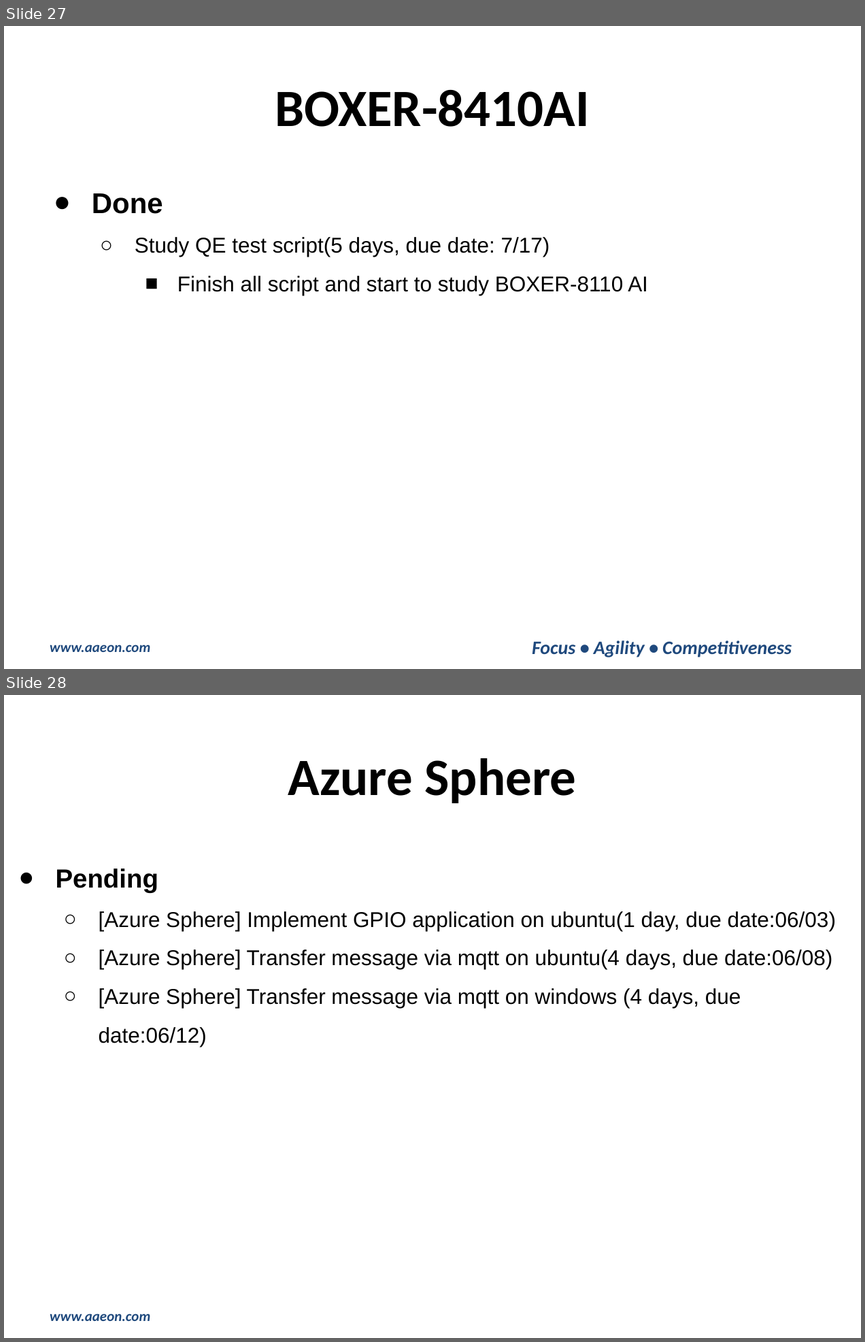
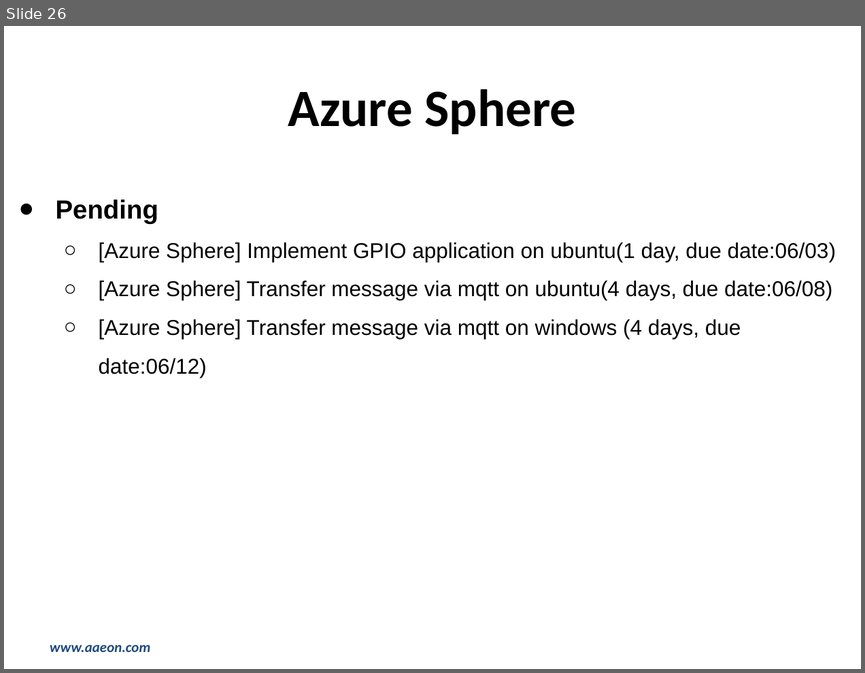
Before and after one commit to hsuziyen/node, a slide deck: 2020週報-0810_0814.pptx. Shown one above the other, each under a label of ours: slides 27 and 28 before the commit, slide 26 after it. The pictures are 865x1342 and 865x673 pixels, drawn with LibreOffice and Linux fonts; fonts in the diff are those of the drawing; background and template pictures are left out. Boxes give left, top, right and bottom in pixels: in the first picture for what was removed or moved away, otherwise in the second. Text is boxed around its words. In the diff, an @@ line names an element or a change of style, - is before the commit and + after.

```diff
--- a/2020週報-0810_0814.pptx
+++ b/2020週報-0810_0814.pptx
@@ slide 27 removed at bbox=[4, 26, 861, 669], background picture (left out); not listed: 1 template element that a slide beside it also shows @@
@@ title removed at bbox=[275, 90, 589, 127] @@
-BOXER-8410AI
@@ text removed at bbox=[92, 193, 648, 295] @@
-● Done
-  ○ Study QE test script(5 days, due date: 7/17)
-    ■ Finish all script and start to study BOXER-8110 AI
@@ page number removed at bbox=[817, 631, 857, 665] @@
-27
@@ text removed at bbox=[532, 640, 791, 657] @@
-Focus • Agility • Competitiveness
@@ what was slide 28 is now slide 26 @@
```
Also in this commit, not shown: 14 slides changed, 2 other slides removed, 4 other files.
